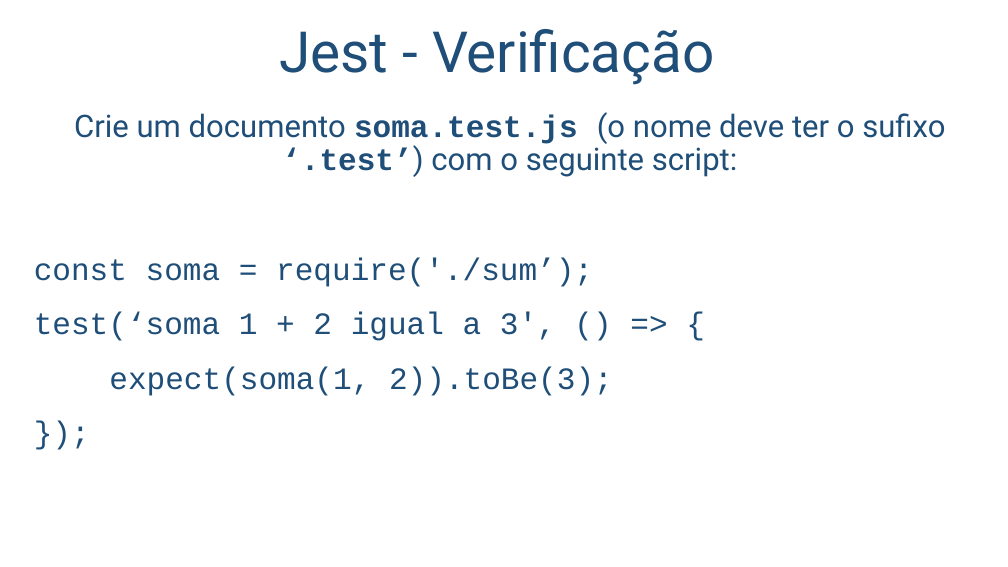
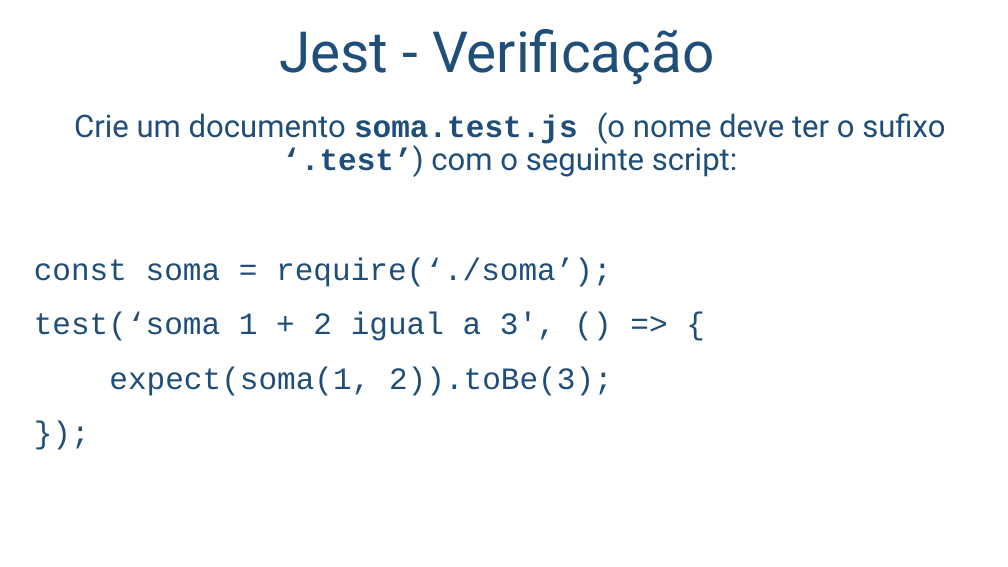
Before and after one commit to salmo-jr/public-slides, a slide deck: slide 9 of unit-tests_javascript.pptx. Drawn at 1008x567 pixels with LibreOffice and Linux fonts; fonts in the diff are those of the drawing; background and template pictures are left out. Boxes give left, top, right and bottom in pixels: in the first picture for what was removed or moved away, otherwise in the second. Text is boxed around its words. In the diff, an @@ line names an element or a change of style, - is before the commit and + after.

```diff
--- a/unit-tests_javascript.pptx
+++ b/unit-tests_javascript.pptx
@@ text at [34,257,612,287]: text changed @@
-const soma = require('./sum’);
+const soma = require(‘./soma’);
```
Also in this commit, not shown: 2 other slides changed.
